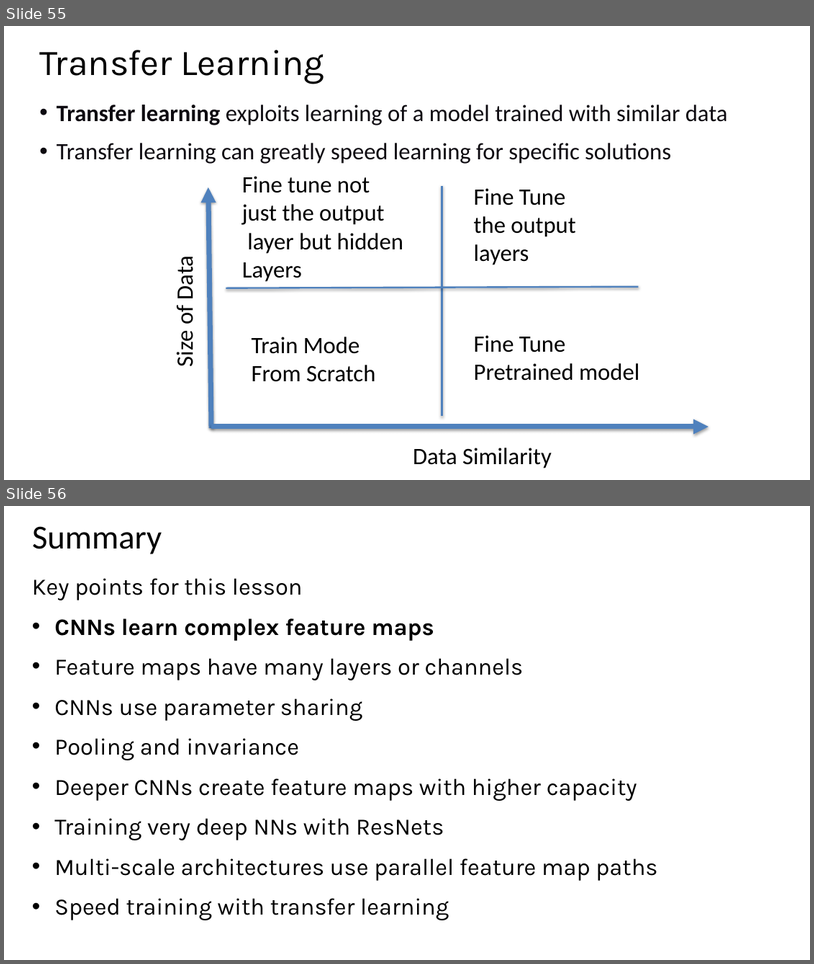
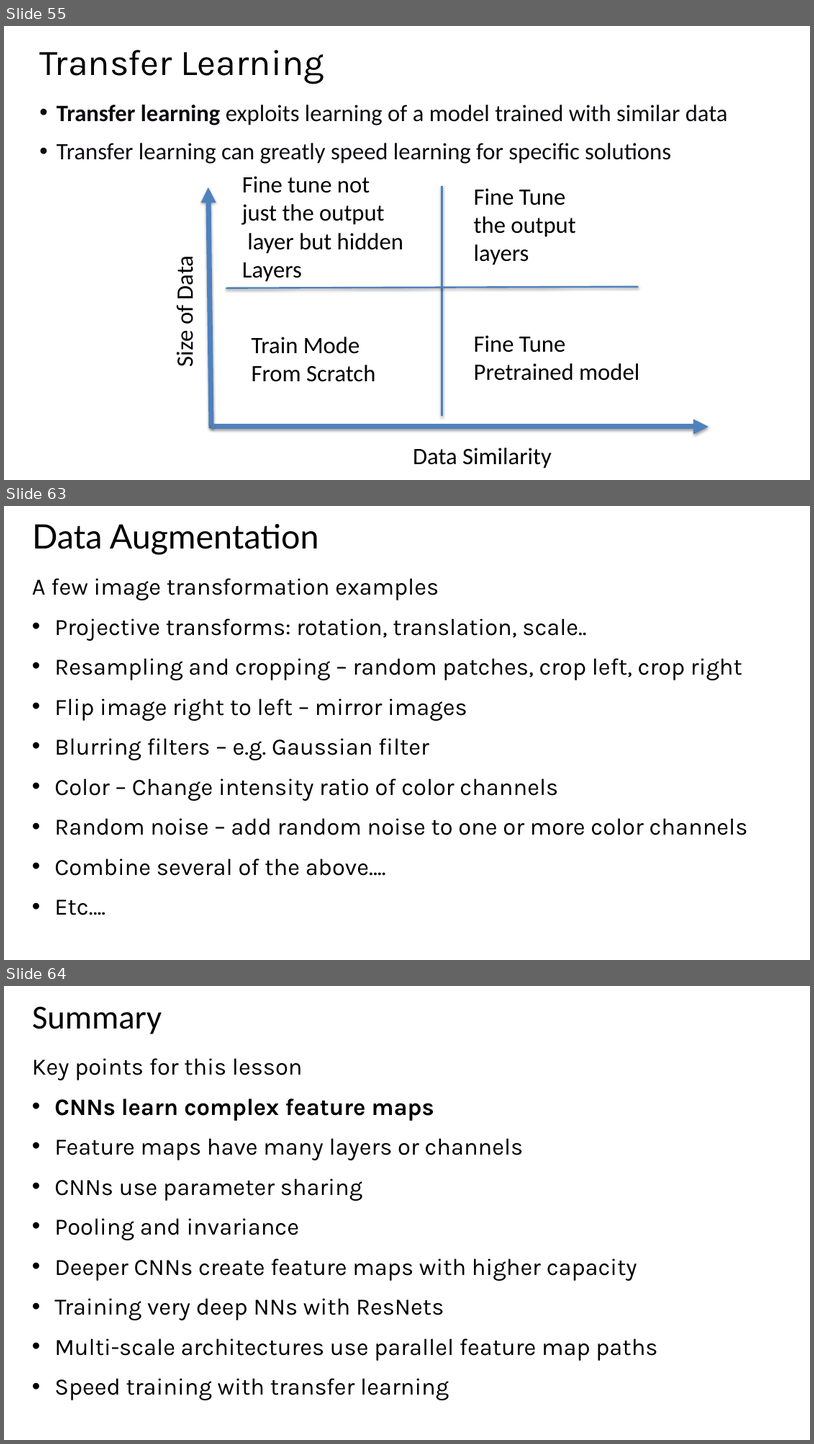
Before and after one commit to StephenElston/CSCI-E25, a slide deck: Slides/6_ConvolutionalNNs.pptx. Shown one above the other, each under a label of ours: slides 55 and 56 before the commit, slides 55, 63 and 64 after it; the slides between them are not shown. The pictures are 814x964 and 814x1444 pixels, drawn with LibreOffice and Linux fonts; fonts in the diff are those of the drawing; background and template pictures are left out. Boxes give left, top, right and bottom in pixels: in the first picture for what was removed or moved away, otherwise in the second. Text is boxed around its words. In the diff, an @@ line names an element or a change of style, - is before the commit and + after.

Commit message:
Added slides on tranfer learning and data augmentation

```diff
--- a/Slides/6_ConvolutionalNNs.pptx
+++ b/Slides/6_ConvolutionalNNs.pptx
@@ slide 63 added at <box>4,506,810,960</box>, background #FFFFFF @@
@@ title added at <box>32,524,319,555</box>, 40 pt, text #000000 @@
+Data Augmentation
@@ text added at <box>32,578,748,915</box>, 28 pt, text #000000 @@
+A few image transformation examples
+• Projective transforms: rotation, translation, scale..
+• Resampling and cropping – random patches, crop left, crop right
+• Flip image right to left – mirror images
+• Blurring filters – e.g. Gaussian filter
+• Color – Change intensity ratio of color channels
+• Random noise – add random noise to one or more color channels
+• Combine several of the above….
+• Etc….
@@ what was slide 56 is now slide 64 @@
```
Also in this commit, not shown: 1 slide changed, 7 other slides added.
